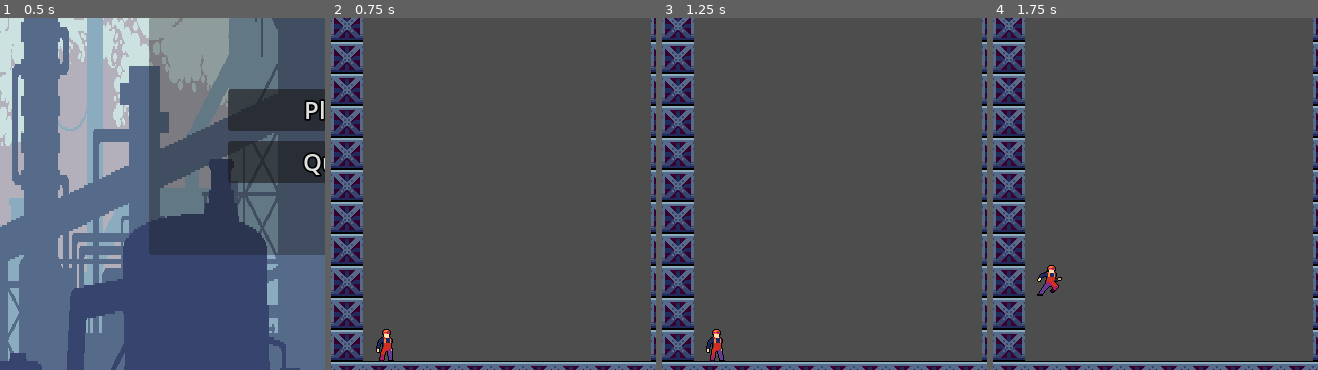
Above: before the commit, frames 1-4 (left to right).
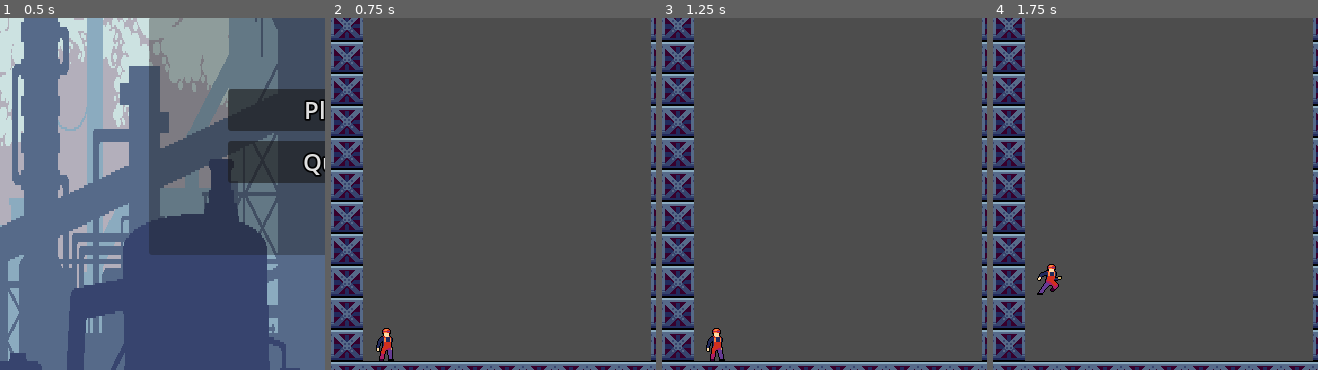
Above: after the commit, the same moments.

Repository: RexShipton/SkyRise-Scaler
Game: Godot game, scene res://scenes/main_menu.tscn
The game is run twice, just before and just after one commit, with the same random seed, the same clock (stepped at 60 frames per second) and the same inputs.
Inputs:
- Up to frame 1 (0.5 s): no input
- Up to frame 2 (0.75 s): click "Play" at 0.5 s
- Up to frame 3 (1.25 s): no input
- Up to frame 4 (1.75 s): hold Right (block_right) from 1.28 s (still down); hold Down (block_fast_fall) from 1.28 s (still down); tap W (character_jump) at 1.52 s
The pictures show only the part of the screen within x 0-50%, y 38-88%; the shares and areas given below are measured in that part.

Frame 1 is identical in both runs. In frame 2, 0.1% of the frame differs, in the area x 13-20%, y 88-98%; in frame 3, 0.1%; in frame 4, 0.2%, in the area x 13-22%, y 69-79%.

Commit message:
Added pieces moving down and scoring.

Diff:
--- a/new-game-project/ScoreResource.gd
+++ b/new-game-project/ScoreResource.gd
@@ -3,8 +3,8 @@
 @export var score : float = 0
 @export var highScore : float = 0
 
-
 func change_score(value : float) -> void:
-	score = value
+	score = snappedf(value * .2, .01)
 	if score > highScore:
 		highScore = score
+	emit_changed()
--- a/new-game-project/ScoreResource.tres
+++ b/new-game-project/ScoreResource.tres
@@ -4,4 +4,5 @@
 
 [resource]
 script = ExtResource("1_ree4k")
-score = 200.0
+score = 0.0
+highScore = 0.0
--- a/new-game-project/project.godot
+++ b/new-game-project/project.godot
@@ -14,6 +14,10 @@
 run/main_scene="res://scenes/main_menu.tscn"
 config/features=PackedStringArray("4.3", "Forward Plus")
 config/icon="res://icon.svg"
+
+[autoload]
+
+ScoreManager="*res://score_manager.gd"
 
 [display]
 
--- a/new-game-project/scenes/hud.gd
+++ b/new-game-project/scenes/hud.gd
@@ -3,14 +3,13 @@
 @onready var score_label: Label = $TopRight/Panel/MarginContainer/VBoxContainer/HBoxContainer2/ScoreLabel
 @onready var game_over_score_label: Label = $Center/GameOverPanel/MarginContainer/VBoxContainer/HBoxContainer/GameOverScoreLabel
 @onready var game_over_panel: Panel = $Center/GameOverPanel
-var scoreResource = preload("res://ScoreResource.tres")
 
 func _ready() -> void:
 	update_score()
-	scoreResource.changed.connect(update_score)
+	ScoreManager.scoreResource.changed.connect(update_score)
 
 func update_score() -> void:
-	var score_text = str(scoreResource.score) + " feet!"
+	var score_text = str(ScoreManager.scoreResource.score) + " feet!"
 	score_label.text = score_text
 	game_over_score_label.text = score_text
 
--- a/new-game-project/scenes/main_menu.gd
+++ b/new-game-project/scenes/main_menu.gd
@@ -1,13 +1,12 @@
 extends CanvasLayer
 
 @onready var high_score_label: Label = $Top/Panel/MarginContainer/Control/HBoxContainer/HighScoreLabel
-var scoreResource = preload("res://ScoreResource.tres")
 
 func _ready() -> void:
-	high_score_label.text = str(scoreResource.highScore) + " feet!"
+	high_score_label.text = str(ScoreManager.scoreResource.highScore) + " feet!"
 
 func _on_play_button_pressed() -> void:
-	scoreResource.score = 0
+	ScoreManager.scoreResource.score = 0
 	get_tree().change_scene_to_file("res://world.tscn")
 
 func _on_quit_button_pressed() -> void:
--- a/new-game-project/scenes/map_looper.gd
+++ b/new-game-project/scenes/map_looper.gd
@@ -5,17 +5,19 @@
 @onready var tile_map_layer_3: TileMapLayer = $TileMapLayer3
 @onready var tile_map_layer_base: TileMapLayer = $TileMapLayerBase
 
-var scoreResource = preload("res://ScoreResource.tres")
-
 var tileMaps : Array
 var tileHeight : float = 640
 var tileMapIndex : int = 0
 
+var connectedPieces : Array
+
 var active : bool = false
 var totalDistanceDropped : float = 0
 
-var mapDropSpeed : float = 10
-var speedIncreasePerSecond : float = .1
+## Distance per second the whole map shifts down.
+@export var mapDropSpeed : float = 10
+## Distance per second the Map Drop Speed increases.
+@export var speedIncreasePerSecond : float = .1
 
 func _ready() -> void:
 	tileMaps.append(tile_map_layer_1)
@@ -25,19 +27,31 @@
 func _process(delta: float) -> void:
 	if !active: return
 
-	totalDistanceDropped += mapDropSpeed * delta
-	scoreResource.change_score(totalDistanceDropped)
+	var dropSpeed : float = mapDropSpeed * delta
+
+	totalDistanceDropped += dropSpeed
 
 	if tile_map_layer_base.visible:
-		tile_map_layer_base.global_position.y += mapDropSpeed * delta
+		tile_map_layer_base.global_position.y += dropSpeed
 		if tile_map_layer_base.global_position.y > 1000:
 			tile_map_layer_base.visible = false
+
+	var piecesToDelete : Array
+
+	for i in connectedPieces:
+		i.global_position.y += dropSpeed
+		if i.global_position.y >= 1000:
+			piecesToDelete.append(i)
+
+	for i in piecesToDelete:
+		connectedPieces.erase(i)
+		i.queue_free()
 
 	var tileToMove : int = -1
 	var highestTileHeight : float = 0
 
 	for i in tileMaps:
-		i.global_position.y += mapDropSpeed * delta
+		i.global_position.y += dropSpeed
 		if i.global_position.y < highestTileHeight:
 			highestTileHeight = i.global_position.y
 		if i.global_position.y >= 1000:
@@ -48,8 +62,16 @@
 
 	mapDropSpeed += speedIncreasePerSecond * delta
 
+func add_piece(piece : Node) -> void:
+	connectedPieces.append(piece)
+	if !active:
+		activate()
+
 func activate() -> void:
 	active = true
 
 func deActivate() -> void:
 	active = false
+
+func _on_score_updater_timeout() -> void:
+	ScoreManager.scoreResource.change_score(totalDistanceDropped)
--- a/new-game-project/scenes/map_looper.tscn
+++ b/new-game-project/scenes/map_looper.tscn
@@ -21,6 +21,8 @@
 position = Vector2(0, 640)
 
 [node name="LEFTStaticBody2D" type="StaticBody2D" parent="TileMapLayer1"]
+collision_layer = 3
+collision_mask = 3
 
 [node name="CollisionShape2D" type="CollisionShape2D" parent="TileMapLayer1/LEFTStaticBody2D"]
 position = Vector2(16, 320)
@@ -28,6 +30,8 @@
 
 [node name="RIGHTStaticBody2D" type="StaticBody2D" parent="TileMapLayer1"]
 position = Vector2(320, 0)
+collision_layer = 3
+collision_mask = 3
 
 [node name="CollisionShape2D" type="CollisionShape2D" parent="TileMapLayer1/RIGHTStaticBody2D"]
 position = Vector2(16, 320)
@@ -42,6 +46,8 @@
 position = Vector2(0, 640)
 
 [node name="LEFTStaticBody2D" type="StaticBody2D" parent="TileMapLayer2"]
+collision_layer = 3
+collision_mask = 3
 
 [node name="CollisionShape2D" type="CollisionShape2D" parent="TileMapLayer2/LEFTStaticBody2D"]
 position = Vector2(16, 320)
@@ -49,6 +55,8 @@
 
 [node name="RIGHTStaticBody2D" type="StaticBody2D" parent="TileMapLayer2"]
 position = Vector2(320, 0)
+collision_layer = 3
+collision_mask = 3
 
 [node name="CollisionShape2D" type="CollisionShape2D" parent="TileMapLayer2/RIGHTStaticBody2D"]
 position = Vector2(16, 320)
@@ -63,6 +71,8 @@
 position = Vector2(0, 640)
 
 [node name="LEFTStaticBody2D" type="StaticBody2D" parent="TileMapLayer3"]
+collision_layer = 3
+collision_mask = 3
 
 [node name="CollisionShape2D" type="CollisionShape2D" parent="TileMapLayer3/LEFTStaticBody2D"]
 position = Vector2(16, 320)
@@ -70,6 +80,8 @@
 
 [node name="RIGHTStaticBody2D" type="StaticBody2D" parent="TileMapLayer3"]
 position = Vector2(320, 0)
+collision_layer = 3
+collision_mask = 3
 
 [node name="CollisionShape2D" type="CollisionShape2D" parent="TileMapLayer3/RIGHTStaticBody2D"]
 position = Vector2(16, 320)
@@ -80,6 +92,8 @@
 tile_set = ExtResource("1_750w0")
 
 [node name="LEFTStaticBody2D" type="StaticBody2D" parent="TileMapLayerBase"]
+collision_layer = 3
+collision_mask = 3
 
 [node name="CollisionShape2D" type="CollisionShape2D" parent="TileMapLayerBase/LEFTStaticBody2D"]
 position = Vector2(16, 320)
@@ -87,6 +101,8 @@
 
 [node name="RIGHTStaticBody2D" type="StaticBody2D" parent="TileMapLayerBase"]
 position = Vector2(320, 0)
+collision_layer = 3
+collision_mask = 3
 
 [node name="CollisionShape2D" type="CollisionShape2D" parent="TileMapLayerBase/RIGHTStaticBody2D"]
 position = Vector2(16, 320)
@@ -94,7 +110,15 @@
 
 [node name="BOTTOMStaticBody2D" type="StaticBody2D" parent="TileMapLayerBase"]
 position = Vector2(32, 608)
+collision_layer = 3
+collision_mask = 3
 
 [node name="CollisionShape2D" type="CollisionShape2D" parent="TileMapLayerBase/BOTTOMStaticBody2D"]
 position = Vector2(144, 16)
 shape = SubResource("RectangleShape2D_xri7q")
+
+[node name="ScoreUpdater" type="Timer" parent="."]
+wait_time = 0.1
+autostart = true
+
+[connection signal="timeout" from="ScoreUpdater" to="." method="_on_score_updater_timeout"]
--- a/new-game-project/scenes/player.gd
+++ b/new-game-project/scenes/player.gd
@@ -1,6 +1,6 @@
 extends CharacterBody2D
 
-
+signal die
 
 var jump_buffer : bool = false
 var jump_available : bool = true
@@ -16,12 +16,17 @@
 @export var Jump_Buffer_Time : float = .1
 @export var Coyote_Time: float = .1
 
+var dead : bool = false
 
 func _ready() -> void:
 	jump_buffer_timer.wait_time = Jump_Buffer_Time
 	coyote_timer.wait_time = Coyote_Time
 
 func _physics_process(delta: float) -> void:
+	if dead: return
+
+	Check_OOB()
+
 	# Add the gravity.
 	if not is_on_floor():
 		if scale.y > -.9 and scale.y < .9:
@@ -70,6 +75,13 @@
 		velocity.x = move_toward(velocity.x, 0, SPEED)
 	move_and_slide()
 
+func Check_OOB() -> void:
+	if global_position.x < -10 \
+	or global_position.x > 352 \
+	or global_position.y > 780:
+		dead = true
+		die.emit()
+
 func Jump():
 	velocity.y = JUMP_VELOCITY
 	jump_buffer = false
--- /dev/null
+++ b/new-game-project/score_manager.gd
@@ -0,0 +1,3 @@
+extends Node
+
+var scoreResource : Resource = preload("res://ScoreResource.tres")
--- a/new-game-project/world.gd
+++ b/new-game-project/world.gd
@@ -1,5 +1,9 @@
 extends Node2D
 
+signal piece_placed(node : Node)
+signal game_over
+
+var active : bool = true
 var has_falling_block : bool = false
 var active_block
 var spawn_area_contents = []
@@ -16,6 +20,8 @@
 
 # Called every frame. 'delta' is the elapsed time since the previous frame.
 func _process(delta: float) -> void:
+	if !active: return
+
 	if !has_falling_block and spawn_area_contents.size() <= 0:
 		has_falling_block = true
 		var new_block = piece.instantiate()
@@ -26,6 +32,7 @@
 
 
 func _on_piece_placed():
+	piece_placed.emit(active_block)
 	has_falling_block = false
 	active_block = null
 
@@ -40,6 +47,9 @@
 func _on_spawn_area_body_entered(body: Node2D) -> void:
 	spawn_area_contents.append(body)
 
-
 func _on_spawn_area_body_exited(body: Node2D) -> void:
 	spawn_area_contents.erase(body)
+
+func _on_player_die() -> void:
+	active = false
+	game_over.emit()
--- a/new-game-project/world.tscn
+++ b/new-game-project/world.tscn
@@ -1,6 +1,7 @@
-[gd_scene load_steps=9 format=4 uid="uid://e27tcmwbd3ke"]
+[gd_scene load_steps=10 format=4 uid="uid://e27tcmwbd3ke"]
 
 [ext_resource type="Script" path="res://world.gd" id="1_novwx"]
+[ext_resource type="PackedScene" uid="uid://u84grsd473oa" path="res://scenes/map_looper.tscn" id="2_64qo5"]
 [ext_resource type="TileSet" uid="uid://duauvrqv8jk" path="res://map_tileset.tres" id="2_rda4a"]
 [ext_resource type="PackedScene" uid="uid://dp122pt878tim" path="res://scenes/player.tscn" id="3_e5w51"]
 [ext_resource type="PackedScene" uid="uid://c3ivuprkcunht" path="res://scenes/hud.tscn" id="4_bkgi5"]
@@ -20,13 +21,17 @@
 [node name="World" type="Node2D"]
 script = ExtResource("1_novwx")
 
+[node name="MapLooper" parent="." instance=ExtResource("2_64qo5")]
+
 [node name="board" type="TileMapLayer" parent="."]
+visible = false
 use_parent_material = true
 tile_map_data = PackedByteArray("AAAAAAEAZwALAAAAAAAAAAIAZwALAAAAAAAAAAMAZwALAAAAAAAAAAQAZwALAAAAAAAAAAUAZwALAAAAAAAAAA …(704 unchanged characters)…
 tile_set = ExtResource("2_rda4a")
 rendering_quadrant_size = 64
 
 [node name="active" type="TileMapLayer" parent="."]
+visible = false
 use_parent_material = true
 tile_set = ExtResource("2_rda4a")
 
@@ -39,17 +44,21 @@
 [node name="blockManager" type="Node2D" parent="."]
 
 [node name="walls" type="StaticBody2D" parent="."]
+visible = false
 collision_layer = 3
 
 [node name="leftWall" type="CollisionShape2D" parent="walls"]
 position = Vector2(16, 320)
 shape = SubResource("RectangleShape2D_xq13f")
+disabled = true
 
 [node name="rightWall" type="CollisionShape2D" parent="walls"]
 position = Vector2(336, 320)
 shape = SubResource("RectangleShape2D_w4o25")
+disabled = true
 
 [node name="floor" type="StaticBody2D" parent="."]
+visible = false
 position = Vector2(0, 1)
 collision_layer = 3
 collision_mask = 3
@@ -57,6 +66,7 @@
 [node name="floor" type="CollisionShape2D" parent="floor"]
 position = Vector2(176, 624)
 shape = SubResource("RectangleShape2D_aflty")
+disabled = true
 
 [node name="spawnArea" type="Area2D" parent="."]
 
@@ -69,6 +79,10 @@
 
 [node name="HUD" parent="." instance=ExtResource("4_bkgi5")]
 
+[connection signal="game_over" from="." to="MapLooper" method="deActivate"]
+[connection signal="game_over" from="." to="HUD" method="game_over"]
+[connection signal="piece_placed" from="." to="MapLooper" method="add_piece"]
 [connection signal="timeout" from="spawnTimer" to="." method="_on_spawn_timer_timeout"]
 [connection signal="body_entered" from="spawnArea" to="." method="_on_spawn_area_body_entered"]
 [connection signal="body_exited" from="spawnArea" to="." method="_on_spawn_area_body_exited"]
+[connection signal="die" from="Player" to="." method="_on_player_die"]
